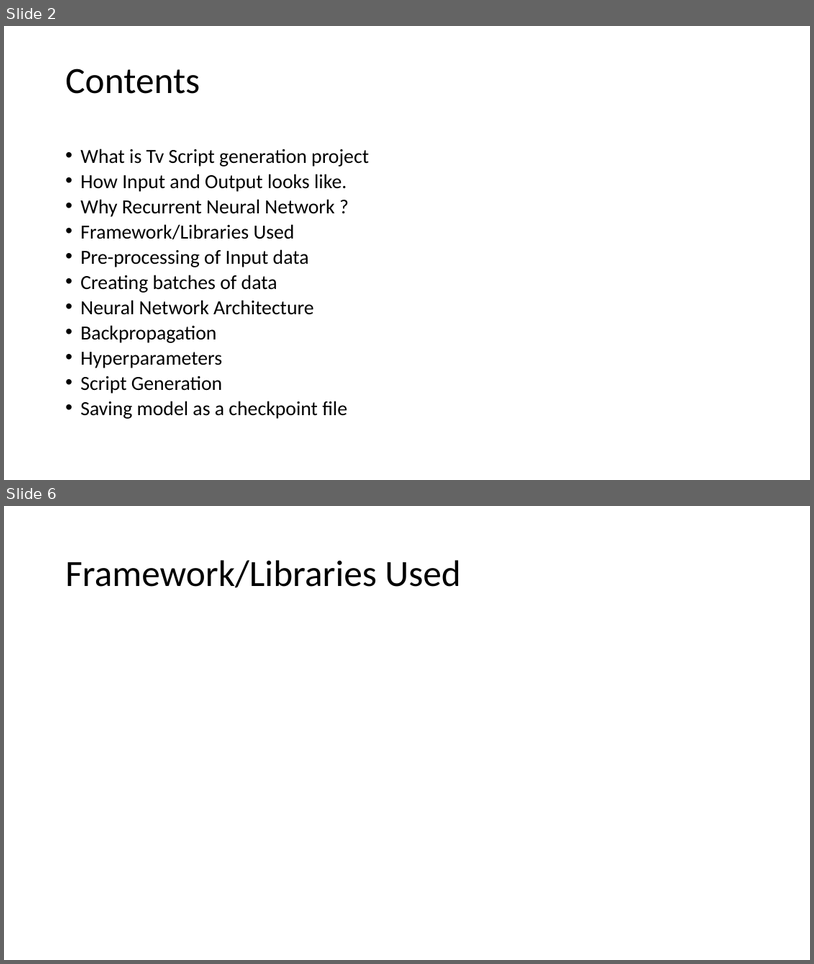
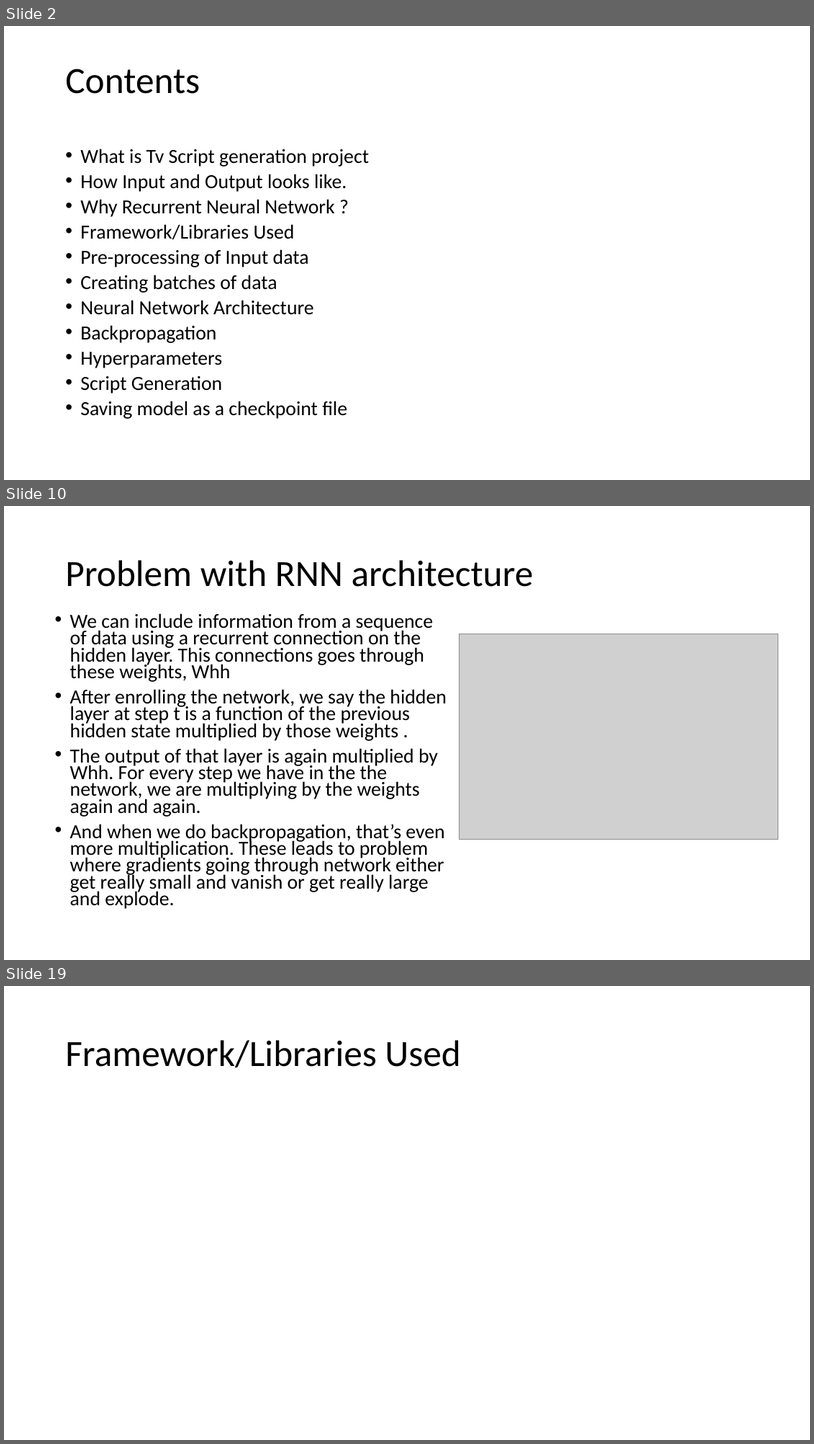
Before and after one commit to binit92/INSE-6421, a slide deck: Presentation.pptx. Shown one above the other, each under a label of ours: slides 2 and 6 before the commit, slides 2, 10 and 19 after it; the slides between them are not shown. The pictures are 814x964 and 814x1444 pixels, drawn with LibreOffice and Linux fonts; fonts in the diff are those of the drawing; grey boxes stand for pictures. Boxes give left, top, right and bottom in pixels: in the first picture for what was removed or moved away, otherwise in the second. Text is boxed around its words. In the diff, an @@ line names an element or a change of style, - is before the commit and + after.

```diff
--- a/Presentation.pptx
+++ b/Presentation.pptx
@@ slide 10 added at (4,506,810,960), background #FFFFFF @@
@@ title added at (65,560,534,587), 44 pt, text #000000 @@
+Problem with RNN architecture
@@ text added at (70,613,446,908), 23.8 pt, text #000000 @@
+• We can include information from a sequence of data using a recurrent connection on the hidden layer. This connections goes through these weights, Whh
+• After enrolling the network, we say the hidden layer at step t is a function of the previous hidden state multiplied by those weights .
+• The output of that layer is again multiplied by Whh. For every step we have in the the network, we are multiplying by the weights again and again.
+• And when we do backpropagation, that’s even more multiplication. These leads to problem where gradients going through network either get really small and vanish or get really large and explode.
@@ picture added at (460,633,779,839) @@
@@ what was slide 6 is now slide 19 @@
```
Also in this commit, not shown: 1 slide changed, 13 other slides added, 1 slide removed, 13 other files.
